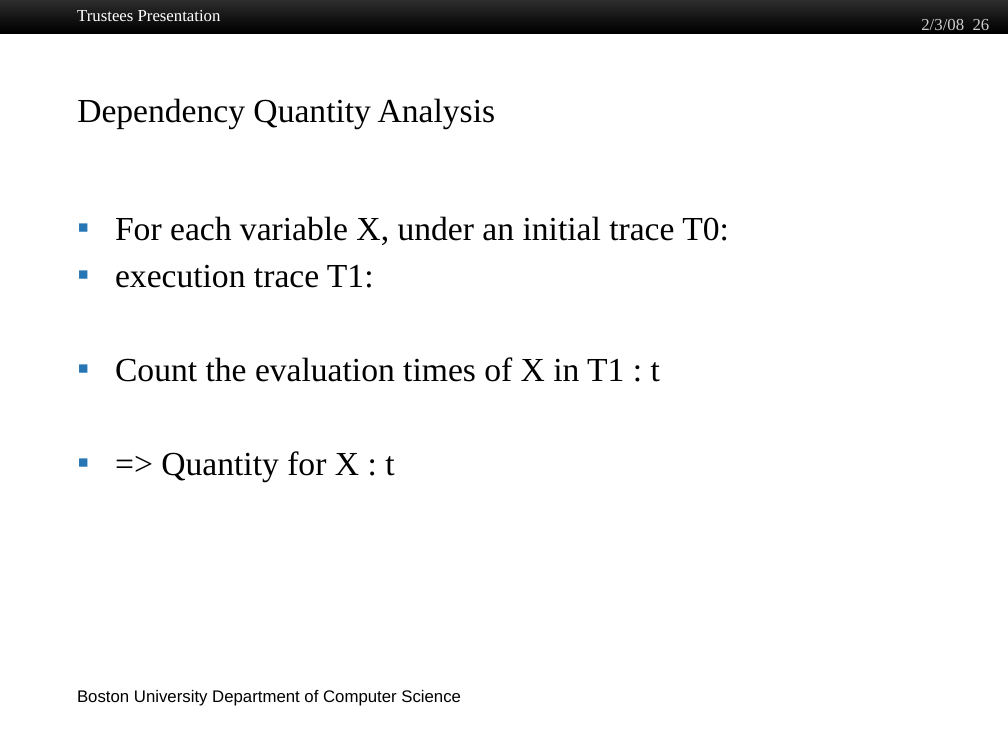
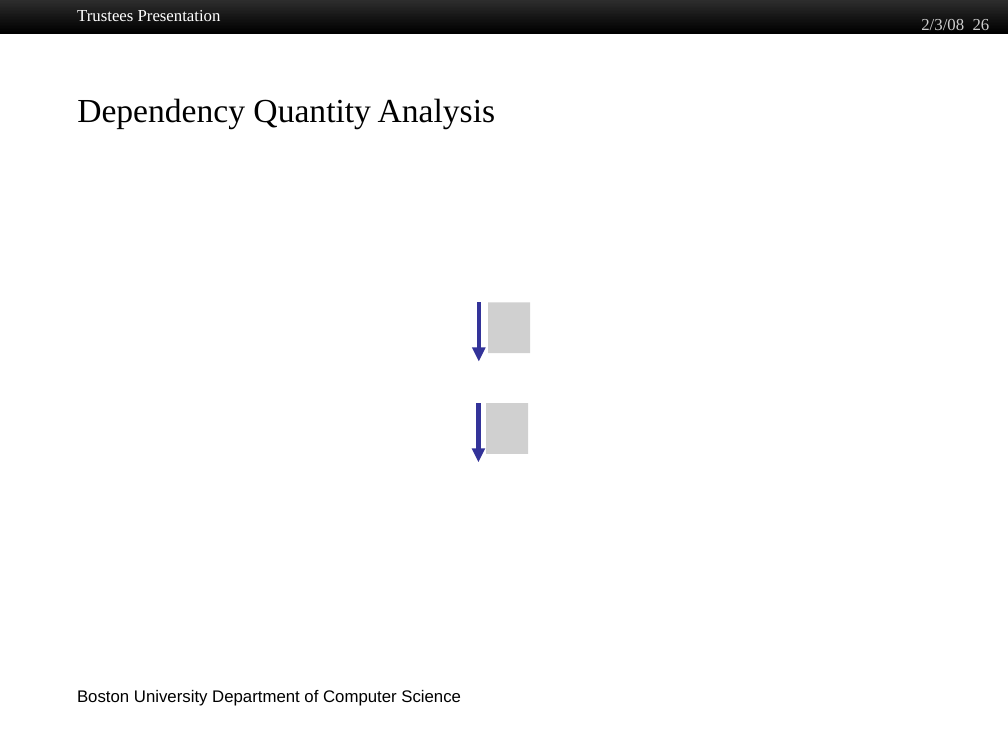
Before and after one commit to jiawenliu/PhD, a slide deck: slide 26 of CS/Prospectus/Slides/Jiawen Liu.pptx. Drawn at 1008x756 pixels with LibreOffice and Linux fonts; fonts in the diff are those of the drawing; grey boxes stand for pictures; background and template pictures are left out. Boxes give left, top, right and bottom in pixels: in the first picture for what was removed or moved away, otherwise in the second. Text is boxed around its words. In the diff, an @@ line names an element or a change of style, - is before the commit and + after.

```diff
--- a/CS/Prospectus/Slides/Jiawen Liu.pptx
+++ b/CS/Prospectus/Slides/Jiawen Liu.pptx
@@ text removed at (115, 216, 729, 481) @@
-▪ For each variable X, under an initial trace T0:
-▪ execution trace T1:
-▪ Count the evaluation times of X in T1 : t
-▪ => Quantity for X : t
@@ arrow added from (479, 302) to (479, 361), #333399 3.25 pt @@
@@ picture added at (488, 302, 530, 353) @@
@@ arrow added from (479, 403) to (479, 462), #333399 3.25 pt @@
@@ picture added at (486, 403, 528, 454) @@
```
Also in this commit, not shown: 12 other slides changed, 19 other files.
